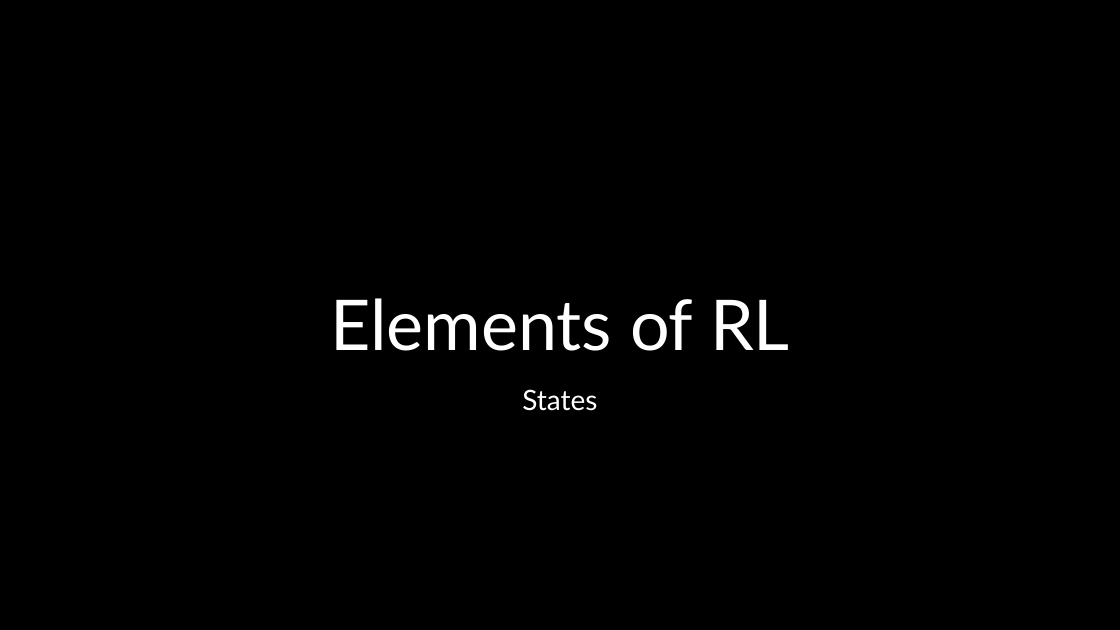
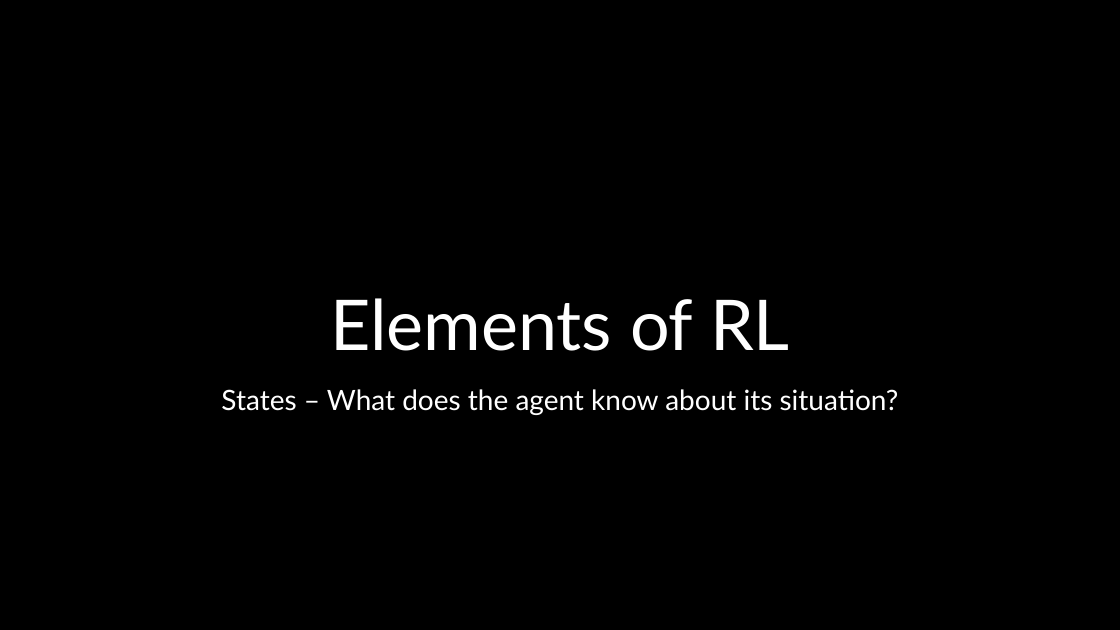
Before and after one commit to mhahsler/Introduction_to_Reinforcement_Learning, a slide deck: slide 12 of slides/Lecture_Chapter01.pptx. Drawn at 1120x630 pixels with LibreOffice and Linux fonts; fonts in the diff are those of the drawing; background and template pictures are left out. Boxes give left, top, right and bottom in pixels: in the first picture for what was removed or moved away, otherwise in the second. Text is boxed around its words. In the diff, an @@ line names an element or a change of style, - is before the commit and + after.

```diff
--- a/slides/Lecture_Chapter01.pptx
+++ b/slides/Lecture_Chapter01.pptx
@@ text at bbox=[221, 389, 899, 415]: text changed @@
-States
+States – What does the agent know about its situation?
```
Also in this commit, not shown: 17 other slides changed, 1 other file.
